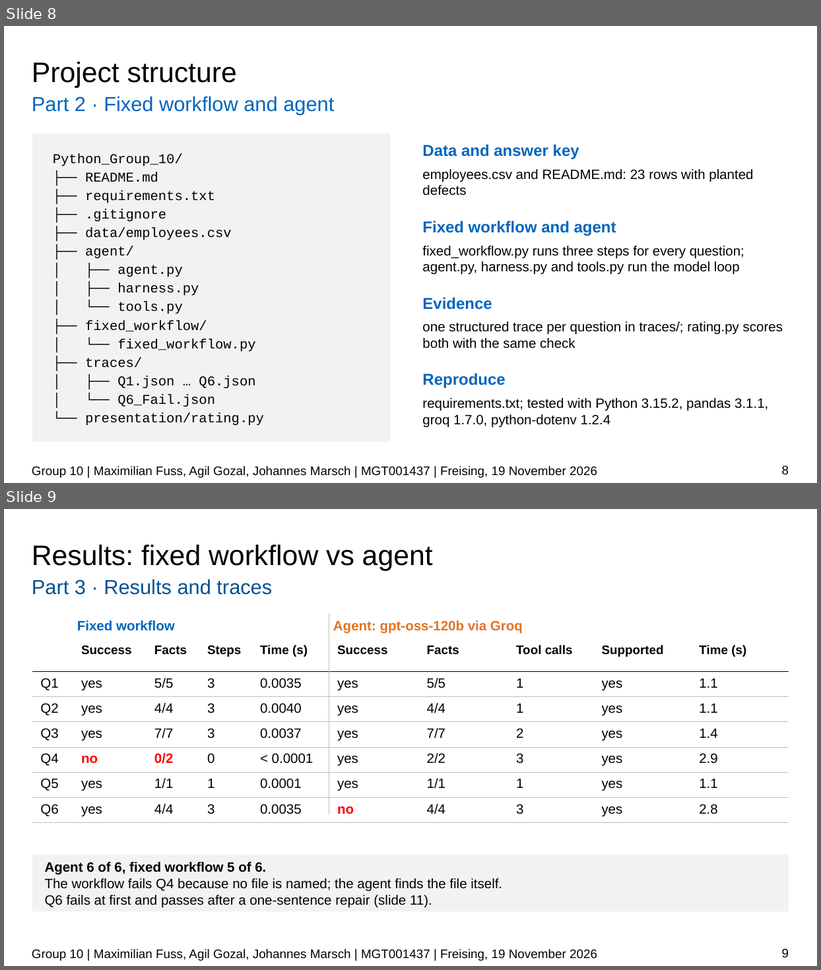
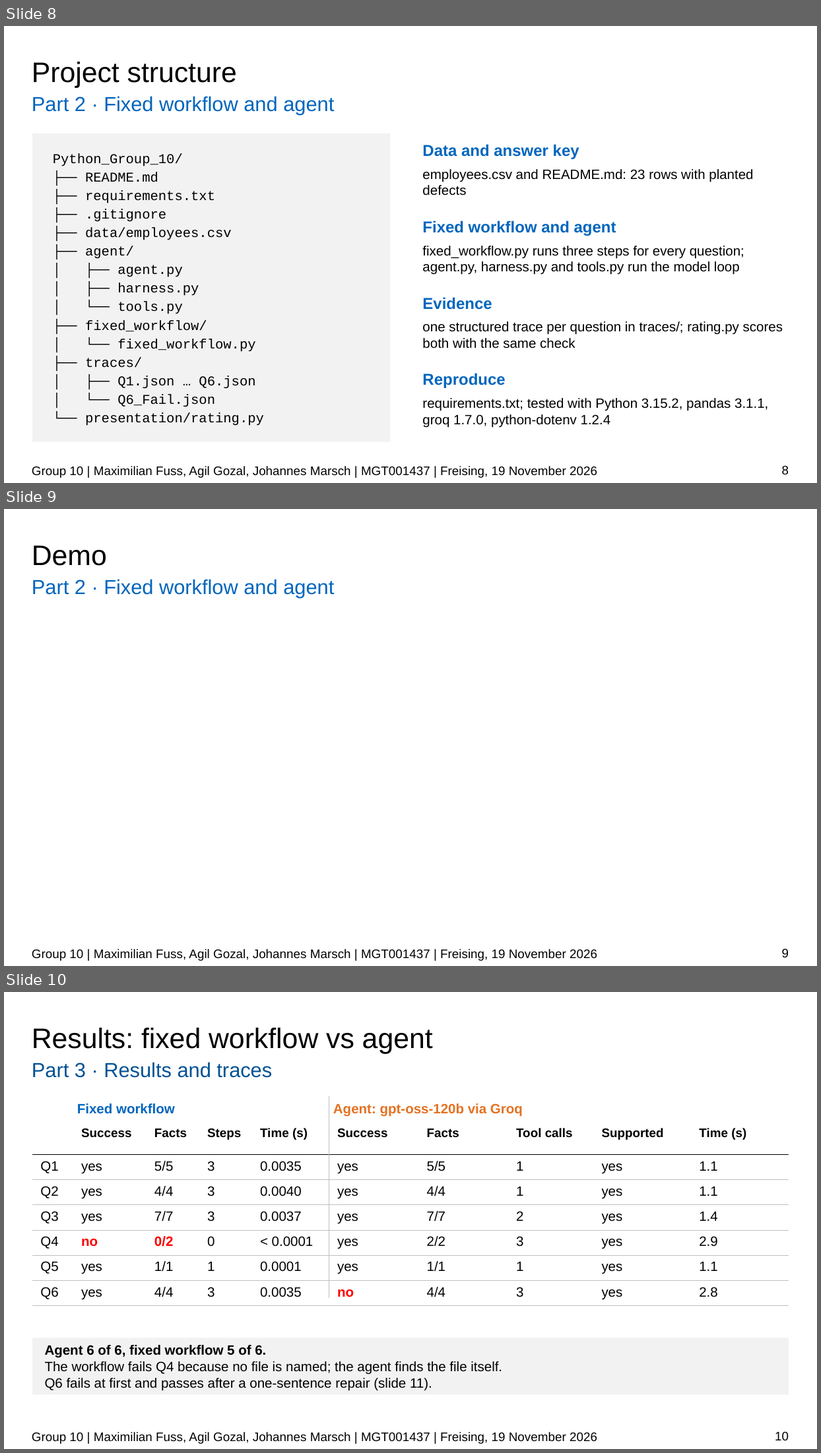
Before and after one commit to JPMarsch/Python_Group_10, a slide deck: presentation/G10_presentation.pptx. Shown one above the other, each under a label of ours: slides 8 and 9 before the commit, slides 8, 9 and 10 after it. The pictures are 821x970 and 821x1453 pixels, drawn with LibreOffice and Linux fonts; fonts in the diff are those of the drawing; background and template pictures are left out. Boxes give left, top, right and bottom in pixels: in the first picture for what was removed or moved away, otherwise in the second. Text is boxed around its words. In the diff, an @@ line names an element or a change of style, - is before the commit and + after.

```diff
--- a/presentation/G10_presentation.pptx
+++ b/presentation/G10_presentation.pptx
@@ slide 9 added at (4,509,817,966), background #FFFFFF @@
@@ title added at (32,545,107,566), 25 pt, text #000000 @@
+Demo
@@ text added at (32,579,334,598), 18 pt, text #0065BD @@
+Part 2 · Fixed workflow and agent
@@ text added at (32,949,597,961), 11 pt, text #000000 @@
+Group 10 | Maximilian Fuss, Agil Gozal, Johannes Marsch | MGT001437 | Freising, 19 November 2026
@@ page number added at (782,949,789,958), 11 pt, text #000000 @@
+9
@@ what was slide 9 is now slide 10 @@
@@ page number at (775,1432,789,1441): text changed @@
-9
+10
```
Also in this commit, not shown: 2 slides changed.
